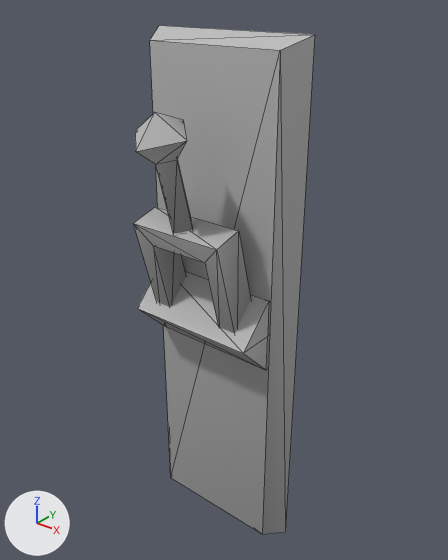
Before and after pictures for a commit that changed the glTF model assets_dev/worlds/mm9/models/mm9_deco_switch02.glb.
Camera for both pictures: a camera (50 mm lens) standing at (0.501, -0.563, 0.815) and looking at (0.014, 0.047, 0.437). The axes (+X, +Y, +Z) are drawn at lower left. The lights are the same throughout. The picture after the commit comes second. Mesh edges are drawn as thin lines. Vertices at exactly the same position are counted once.

The first picture shows 'Switch02'.
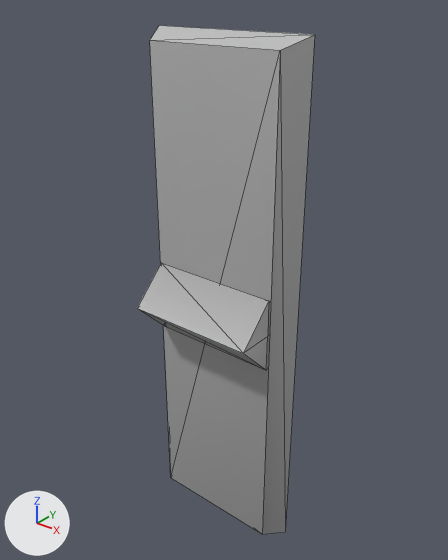
Boxes [x1, y1, x2, y2] around the edits, measured in the pictures (448 x 560 px):
'Switch02', reshaped
    before: [133, 26, 315, 534]
    after: [137, 26, 315, 534]
part 1 of me_switch02, deleted
    before: [133, 207, 251, 333]
part 2 of me_switch02, deleted
    before: [135, 113, 193, 234]

The change in detail:
me_switch02 is used by ob_switch02; location (0.0, 0.0, 0.0).
me_switch02 had 48 vertices, 78 faces and spanned x -0.119..0.119, y -0.09..0.09, z 0.0..0.76.
me_switch02 now has 18 vertices, 26 faces and spans x -0.119..0.119, y -0.018..0.09, z 0.0..0.76.
me_switch02 part 1: the loose piece of 16 vertices spanning x -0.07..0.072, y -0.039..0.046, z 0.368..0.538 is deleted.
me_switch02 part 2: the loose piece of 14 vertices spanning x -0.043..0.04, y -0.09..0.0, z 0.526..0.68 is deleted.
